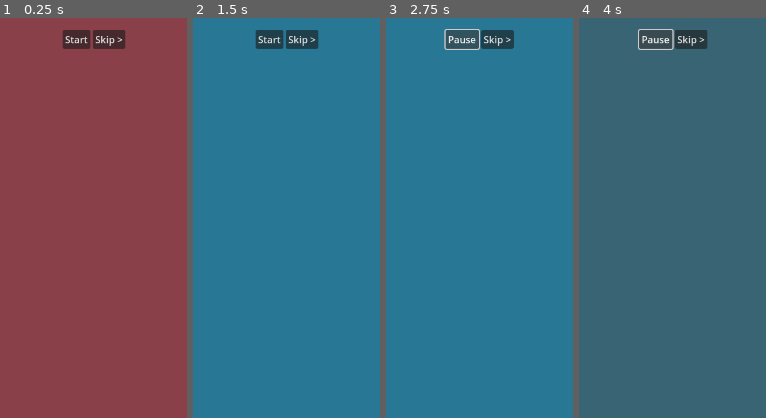
Above: before the commit, frames 1-4 (left to right).
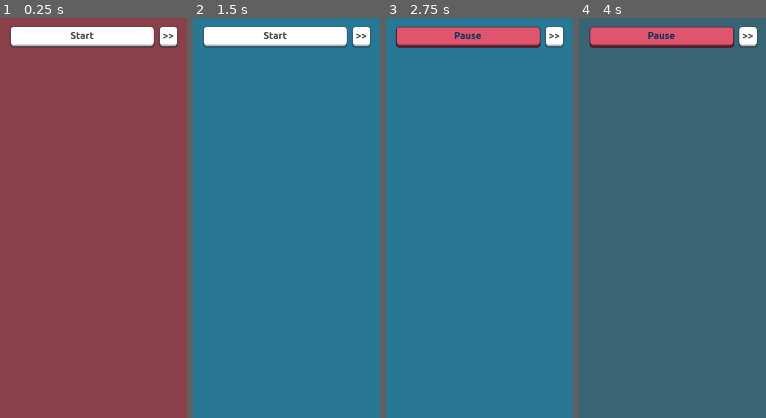
Above: after the commit, the same moments.

Repository: trubusoft/gomodoro
Game: Godot game, scene res://scenes/gomodoro.tscn
Two runs of this game, one before a commit and one after it. Both use one fixed random seed, a clock stepped at 60 frames per second and the inputs below.
Inputs:
- Up to frame 1 (0.25 s): no input
- Up to frame 2 (1.5 s): click "Start" at 0.5 s; click "Skip >" (after the commit: ">>") at 1.25 s
- Up to frame 3 (2.75 s): click "Start" at 2 s
- Up to frame 4 (4 s): click "Skip >" (after the commit: ">>") at 2.75 s; click "Start" at 3.5 s
The pictures show only the part of the screen within x 25-75%, y 22-72%; the shares and areas given below are measured in that part.

The runs differ from the first frame. In frame 1, 4.6% of the frame differs, in the area x 5-96%, y 2-8%; in frame 2, 4.6%; in frame 3, 4.8%; in frame 4, 4.5%.

Commit message:
Update timer.tscn to use button.tres on both of its button

Diff:
--- a/scenes/timer.tscn
+++ b/scenes/timer.tscn
@@ -1,7 +1,8 @@
-[gd_scene load_steps=3 format=3 uid="uid://dj3pykbdj6fvp"]
+[gd_scene load_steps=4 format=3 uid="uid://dj3pykbdj6fvp"]
 
 [ext_resource type="Theme" uid="uid://cqptx1v8yuy1g" path="res://assets/themes/timer.tres" id="1_btyi1"]
 [ext_resource type="Script" path="res://scenes/timer.gd" id="1_u3eqq"]
+[ext_resource type="Theme" uid="uid://bygicg1hb3dty" path="res://assets/themes/button.tres" id="3_niyyk"]
 
 [node name="Timer" type="Control"]
 layout_mode = 3
@@ -43,17 +44,21 @@
 
 [node name="HBoxContainer3" type="HBoxContainer" parent="VBoxContainer"]
 layout_mode = 2
+theme_override_constants/separation = 20
 alignment = 1
 
 [node name="ButtonStart" type="Button" parent="VBoxContainer/HBoxContainer3"]
 unique_name_in_owner = true
 layout_mode = 2
+size_flags_horizontal = 3
+theme = ExtResource("3_niyyk")
 text = "Start"
 
 [node name="ButtonSkip" type="Button" parent="VBoxContainer/HBoxContainer3"]
 layout_mode = 2
 size_flags_horizontal = 4
-text = "Skip >"
+theme = ExtResource("3_niyyk")
+text = ">>"
 
 [node name="Timer" type="Timer" parent="."]
 unique_name_in_owner = true
